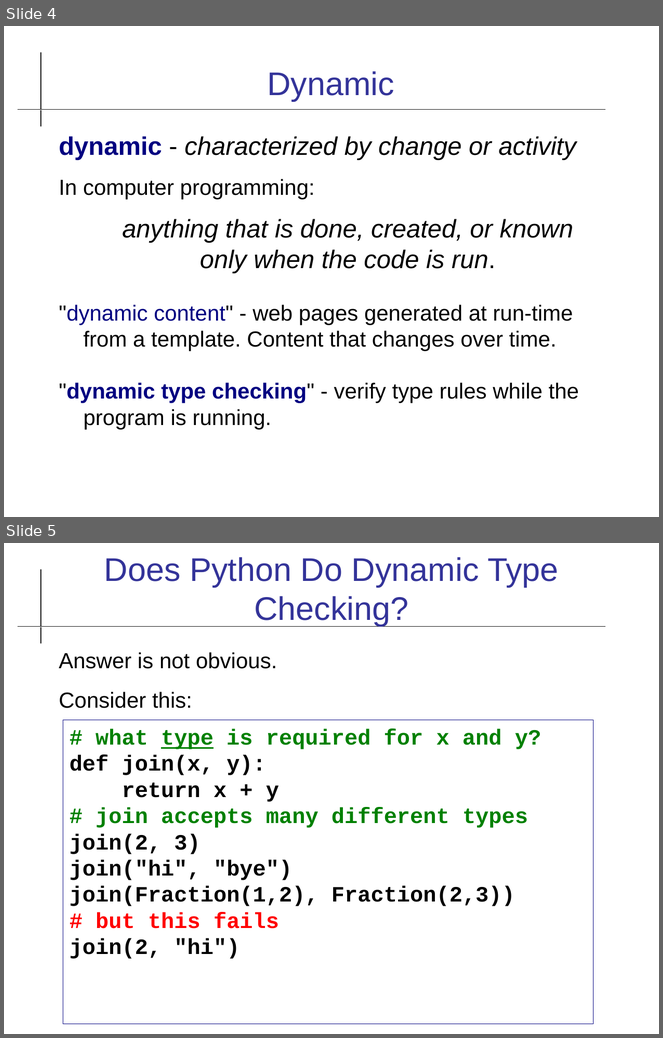
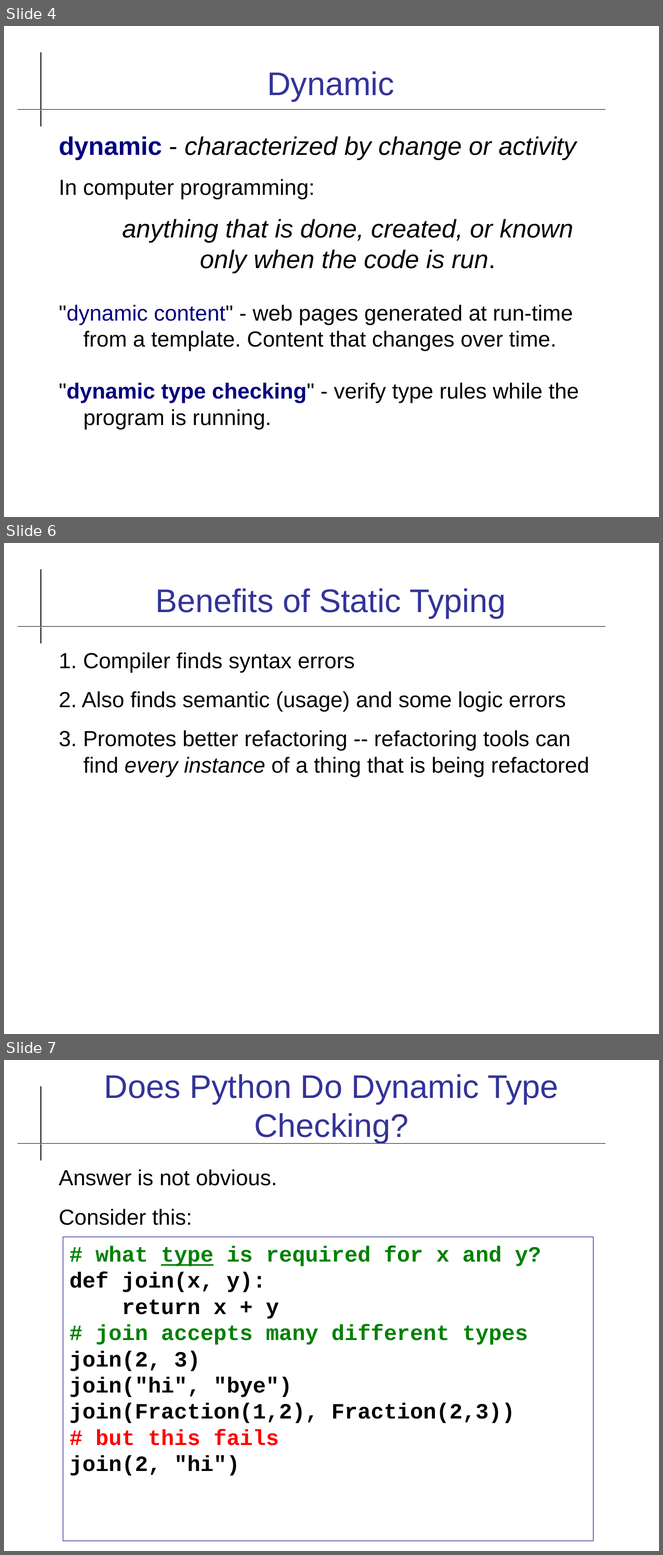
Before and after one commit to cpske/ISP, a slide deck: code-quality/Type-Checking.odp. Shown one above the other, each under a label of ours: slides 4 and 5 before the commit, slides 4, 6 and 7 after it; the slides between them are not shown. The pictures are 663x1038 and 663x1555 pixels, drawn with LibreOffice and Linux fonts; fonts in the diff are those of the drawing. Boxes give left, top, right and bottom in pixels: in the first picture for what was removed or moved away, otherwise in the second. Text is boxed around its words. In the diff, an @@ line names an element or a change of style, - is before the commit and + after.

```diff
--- a/code-quality/Type-Checking.odp
+++ b/code-quality/Type-Checking.odp
@@ slide 6 added at <box>4,543,659,1034</box>, background #FFFFFF; not listed: 2 template elements that a slide beside it also shows @@
@@ title added at <box>155,588,506,618</box>, 36 pt, text #333399 @@
+Benefits of Static Typing
@@ text added at <box>59,652,590,777</box>, 24 pt, text #000000 @@
+1. Compiler finds syntax errors
+2. Also finds semantic (usage) and some logic errors
+3. Promotes better refactoring -- refactoring tools can find every instance of a thing that is being refactored
@@ what was slide 5 is now slide 7 @@
```
Also in this commit, not shown: 1 other slide added, 14 other files.
